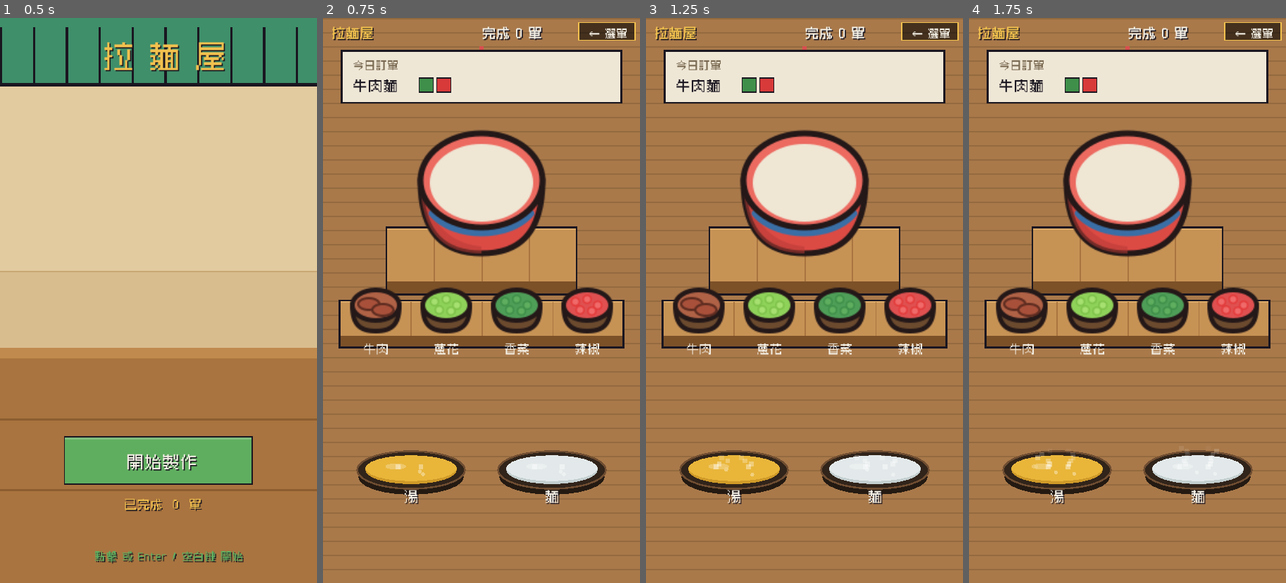
Above: before the commit, frames 1-4 (left to right).
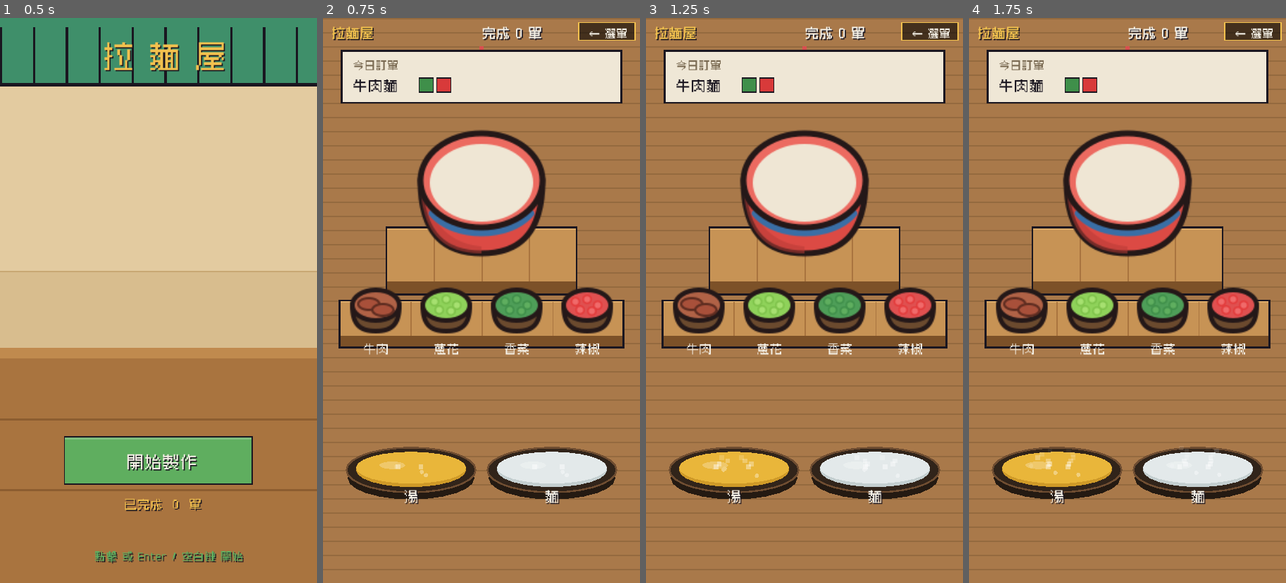
Above: after the commit, the same moments.

Repository: meloalright/ramen-ya
Game: Godot game, scene res://scenes/Menu.tscn
Same seed, same stepped clock (60 frames per second), same inputs: the game is played once before the commit and once after it.
Inputs (mouse positions are in pixels of both pictures, inside the frame that each line leads up to):
- Up to frame 1 (0.5 s): no input
- Up to frame 2 (0.75 s): tap Enter at 0.5 s; move the mouse to (551, 272) at 0.52 s; hold D from 0.53 s (still down); tap M at 0.6 s; click (551, 272) at 0.67 s
- Up to frame 3 (1.25 s): keep holding D; tap Space at 0.77 s
- Up to frame 4 (1.75 s): release D at 1.25 s; drag from (1064, 328) to (1111, 413) at 1.27 s

Frame 1 is identical in both runs. In frame 2, 3.6% of the frame differs, in the area x 7-93%, y 75-86%; in frame 3, 3.6%; in frame 4, 3.6%.

Commit message:
tweak(cook): enlarge the soup/noodle pot mouths (~18%)
Co-Authored-By: Claude Opus 4.8 (1M context) <noreply@anthropic.com>

Diff:
--- a/scripts/Main.gd
+++ b/scripts/Main.gd
@@ -129,9 +129,9 @@
 	if stations.size() >= 2:
 		var sy: float = _avail() - 96.0
 		stations[0]["center"] = Vector2(75, sy)
-		stations[0]["rect"] = Rect2(22, sy - 52, 106, 100)
+		stations[0]["rect"] = Rect2(18, sy - 54, 116, 104)
 		stations[1]["center"] = Vector2(195, sy)
-		stations[1]["rect"] = Rect2(142, sy - 52, 106, 100)
+		stations[1]["rect"] = Rect2(136, sy - 54, 116, 104)
 
 
 # usable content height between the safe-area insets
@@ -863,20 +863,20 @@
 	var broth: Color = C_SOUP if item == "soup" else Color("e3e9ea")
 	var broth_d: Color = Color("cf9a28") if item == "soup" else Color("c4cfd0")
 	# a little of the near wall under the front rim (hint of depth)
-	_fill_ellipse(Vector2(c.x, c.y + 6), 45, 15, Color("241a12"))
+	_fill_ellipse(Vector2(c.x, c.y + 7), 54, 18, Color("241a12"))
 	# recessed rim
-	_fill_ellipse(c, 46, 16, Color("31241a"))
-	_draw_ellipse_ring(c, 46, 16, Color("6f4d31"))
+	_fill_ellipse(c, 55, 19, Color("31241a"))
+	_draw_ellipse_ring(c, 55, 19, Color("6f4d31"))
 	# broth surface (front half darker)
-	_fill_ellipse(c, 39, 12, broth_d)
-	_fill_ellipse(Vector2(c.x, c.y - 1.5), 39, 11, broth)
+	_fill_ellipse(c, 47, 14.5, broth_d)
+	_fill_ellipse(Vector2(c.x, c.y - 2.0), 47, 13.5, broth)
 	# soft sheen + a couple of simmering bubbles
-	_fill_ellipse(Vector2(c.x - 13, c.y - 3), 9, 2.6, broth.lightened(0.25))
+	_fill_ellipse(Vector2(c.x - 16, c.y - 4), 11, 3.2, broth.lightened(0.25))
 	var t := Time.get_ticks_msec() / 1000.0
 	for i in range(3):
-		var bx := c.x + sin(t * 1.3 + i * 2.1) * (10.0 + i * 6.0)
-		var by := c.y + cos(t * 1.1 + i * 1.7) * 4.0
-		draw_circle(Vector2(bx, by), 1.6, broth.lightened(0.35))
+		var bx := c.x + sin(t * 1.3 + i * 2.1) * (13.0 + i * 7.0)
+		var by := c.y + cos(t * 1.1 + i * 1.7) * 5.0
+		draw_circle(Vector2(bx, by), 1.8, broth.lightened(0.35))
 
 
 func _draw_ellipse_ring(c: Vector2, rx: float, ry: float, col: Color) -> void:
